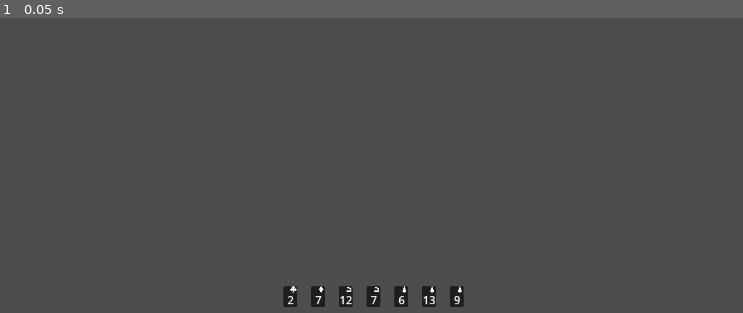
Above: before the commit, frame 1.
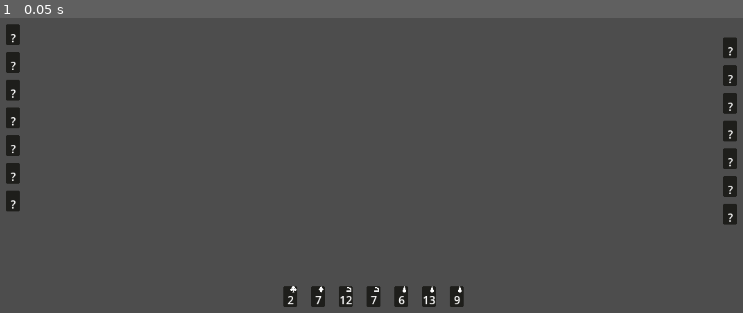
Above: after the commit, the same moment.

Repository: ollulf/CardGame
Game: Godot game, scene res://main_play.tscn
Same seed, same stepped clock (60 frames per second), same inputs: the game is played once before the commit and once after it.
Inputs:
- Up to frame 1 (0.05 s): no input

The runs differ from the first frame. In frame 1, 1.8% of the frame differs, in the area x 0-100%, y 2-71%.

Commit message:
ADDED: that AI player follow suit to play and that they have card visuals

Diff:
--- a/card-game/Card.tscn
+++ b/card-game/Card.tscn
@@ -1,7 +1,6 @@
-[gd_scene load_steps=5 format=3 uid="uid://bufjmcin331k"]
+[gd_scene load_steps=4 format=3 uid="uid://bufjmcin331k"]
 
 [ext_resource type="Script" uid="uid://c2nueds5ybrn1" path="res://scripts/card.gd" id="1_dd2wi"]
-[ext_resource type="Texture2D" uid="uid://j1p35h7lfn60" path="res://sprites/suit_Herz.png" id="2_21rx5"]
 [ext_resource type="Texture2D" uid="uid://dvk00gefy0gis" path="res://sprites/card_Background.png" id="3_3ujke"]
 
 [sub_resource type="RectangleShape2D" id="RectangleShape2D_u4fkt"]
@@ -14,7 +13,6 @@
 
 [node name="SuitIcon" type="Sprite2D" parent="."]
 position = Vector2(0, -15)
-texture = ExtResource("2_21rx5")
 centered = false
 
 [node name="Sprite2D" type="Sprite2D" parent="."]
@@ -27,6 +25,6 @@
 offset_top = -7.0
 offset_right = 21.0
 offset_bottom = 16.0
-text = "5"
+text = "?"
 horizontal_alignment = 1
 vertical_alignment = 1
--- a/card-game/main_play.tscn
+++ b/card-game/main_play.tscn
@@ -11,9 +11,11 @@
 script = ExtResource("2_yo8lh")
 
 [node name="AI_Player_1" type="Node2D" parent="."]
+position = Vector2(56, 300)
 script = ExtResource("2_shfjk")
 
 [node name="AI_Player_2" type="Node2D" parent="."]
+position = Vector2(1090, 319)
 script = ExtResource("2_shfjk")
 player_id = 2
 
--- a/card-game/scripts/ai_player.gd
+++ b/card-game/scripts/ai_player.gd
@@ -3,24 +3,28 @@
 
 @export var player_id: int = 1
 
-# A very simple "hand". Replace with your real deck/hand logic.
-var hand: Array = []
+# Visual settings
+@export var reveal_hand: bool = false
+@export var card_spacing: float = 40.0
+
+var hand: Array[Dictionary] = []
+
+# Spawned visuals for the hand
+var hand_card_nodes: Array[Card] = []
 
 
 func _ready() -> void:
-	# Hook into the GameManager turn requests
 	GameManager.request_play_card.connect(_on_request_play_card)
 	GameManager.round_started.connect(_on_round_started)
 
-	# Optional: build a starter hand so it can play immediately
 	_build_test_hand()
+	_render_hand()
 
 
 func _on_round_started(round_index: int, starting_player_id: int) -> void:
-	# Optional: if you want to draw new cards each round, do it here.
-	# For now, if the hand is empty, refill it.
 	if hand.is_empty():
 		_build_test_hand()
+	_render_hand()
 
 
 func _on_request_play_card(requested_player_id: int) -> void:
@@ -28,17 +32,80 @@
 		return
 
 	if hand.is_empty():
-		# If the AI has nothing, it still must respond.
-		# Submit a placeholder. You can change this behavior.
 		print("Player " + str(player_id) + " played nothing")
 		GameManager.submit_play(player_id, null)
 		return
 
-	var index := randi() % hand.size()
-	var chosen_card = hand[index]
-	hand.remove_at(index)
+	var chosen_index: int = _choose_card_index()
+	var chosen_card: Dictionary = hand[chosen_index]
+	hand.remove_at(chosen_index)
 
+	_render_hand()
 	GameManager.submit_play(player_id, chosen_card)
+
+
+func _choose_card_index() -> int:
+	var lead_suit := _get_lead_suit()
+	if lead_suit == "":
+		return randi() % hand.size()
+
+	var follow_indices: Array[int] = []
+	for i in range(hand.size()):
+		if hand[i].get("suit", "") == lead_suit:
+			follow_indices.append(i)
+
+	if not follow_indices.is_empty():
+		return follow_indices[randi() % follow_indices.size()]
+
+	return randi() % hand.size()
+
+
+func _get_lead_suit() -> String:
+	var leader_id: int = GameManager.current_starting_player
+
+	if GameManager.played_cards.has(leader_id):
+		var lead_card = GameManager.played_cards[leader_id]
+		if typeof(lead_card) == TYPE_DICTIONARY:
+			return str(lead_card.get("suit", ""))
+
+	return ""
+
+
+func _render_hand() -> void:
+	_clear_hand_visuals()
+
+	if GameManager.card_scene == null:
+		push_warning("AIPlayer: GameManager.card_scene is null.")
+		return
+
+	var count := hand.size()
+	var start_y := -(float(count - 1) * card_spacing) * 0.5
+
+	for i in range(count):
+		var card_data := hand[i]
+
+		var card_view := GameManager.card_scene.instantiate() as Card
+		add_child(card_view)
+		hand_card_nodes.append(card_view)
+
+		# Reveal or hide
+		if card_view.has_method("setup"):
+			card_view.call("setup", card_data, reveal_hand)
+
+
+		# Position relative to this AI node (its transform is the center)
+		card_view.position = Vector2(0.0, start_y + i * card_spacing)
+
+
+func _clear_hand_visuals() -> void:
+	for n in hand_card_nodes:
+		if is_instance_valid(n):
+			n.queue_free()
+	hand_card_nodes.clear()
+
+
+func _exit_tree() -> void:
+	_clear_hand_visuals()
 
 
 func _build_test_hand() -> void:
@@ -46,7 +113,7 @@
 	var suits := ["hearts", "diamonds", "clubs", "spades", "alk", "smoke"]
 
 	for i in range(7):
-		var card := {
+		var card: Dictionary = {
 			"suit": suits[randi() % suits.size()],
 			"rank": randi_range(1, 13)
 		}
--- a/card-game/scripts/card.gd
+++ b/card-game/scripts/card.gd
@@ -9,16 +9,17 @@
 @onready var rank_label: Label = $RankLabel
 
 
-func setup(data: Dictionary) -> void:
+func setup(data: Dictionary, show: bool) -> void:
 	card_data = data
 
-	var suit_key: String = str(card_data.get("suit"))
-	var rank_value = card_data.get("rank")
+	if show:
+		var suit_key: String = str(card_data.get("suit"))
+		var rank_value = card_data.get("rank")
 
-	rank_label.text = str(rank_value)
+		rank_label.text = str(rank_value)
 
-	var tex: Texture2D = GameManager.suit_textures.get(suit_key)
-	suit_icon.texture = tex
+		var tex: Texture2D = GameManager.suit_textures.get(suit_key)
+		suit_icon.texture = tex
 
 
 func _input_event(viewport: Viewport, event: InputEvent, shape_idx: int) -> void:
--- a/card-game/scripts/game_manager.gd
+++ b/card-game/scripts/game_manager.gd
@@ -29,7 +29,8 @@
 
 var table_root: Node2D
 
-var played_card_nodes: Array[Node2D] = []
+var played_card_nodes: Dictionary = {} #player_id and Card
+var played_cards: Dictionary = {} #player_id and cardData
 
 # --- State ---
 var rounds_played := 0
@@ -164,7 +165,8 @@
 			offset = Vector2(30, 0)
 
 	card_view.global_position = center + offset
-	played_card_nodes.append(card_view)
+	played_card_nodes[player_id] = card_view
+	played_cards[player_id] = card_data
 
 
 func _get_table_center_world() -> Vector2:
@@ -180,11 +182,12 @@
 
 
 func _clear_table_visuals() -> void:
-	for n in played_card_nodes:
+	for player_id in played_card_nodes.keys():
+		var n = played_card_nodes[player_id]
 		if is_instance_valid(n):
 			n.queue_free()
 	played_card_nodes.clear()
-
+	played_cards.clear()
 
 func _finish_round() -> void:
 
@@ -204,5 +207,32 @@
 
 
 func calculate_round_winner(current_plays: Dictionary) -> int:
-	print("Player 0 won")
-	return 0
+	# Safety: starting player must have played
+	if not current_plays.has(current_starting_player):
+		push_warning("Starting player has no card – fallback winner used.")
+		return current_starting_player
+
+	var lead_card: Dictionary = current_plays[current_starting_player]
+	var lead_suit: String = lead_card["suit"]
+
+	var winning_player: int = current_starting_player
+	var highest_rank: int = lead_card["rank"]
+
+	for player_id in current_plays.keys():
+		var card: Dictionary = current_plays[player_id]
+
+		# Only cards of the lead suit can win
+		if card["suit"] != lead_suit:
+			continue
+
+		if card["rank"] > highest_rank:
+			highest_rank = card["rank"]
+			winning_player = player_id
+
+	print(
+		"Lead suit:", lead_suit,
+		"| Winner:", winning_player,
+		"| Rank:", highest_rank
+	)
+
+	return winning_player
--- a/card-game/scripts/player_hand.gd
+++ b/card-game/scripts/player_hand.gd
@@ -64,7 +64,7 @@
 		add_child(card_view)
 		card_nodes.append(card_view)
 
-		card_view.setup(card_data)
+		card_view.setup(card_data, true)
 		card_view.double_clicked.connect(_on_card_double_clicked)
 
 	_layout_cards()
